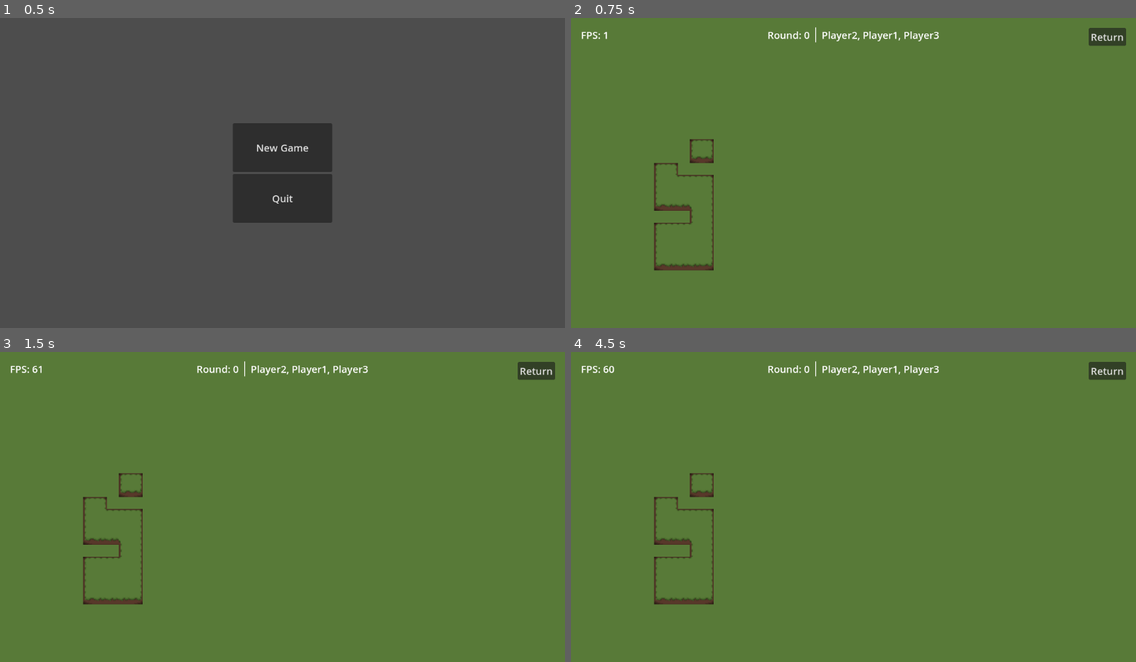
Above: before the commit, frames 1-4 (two rows, left to right).
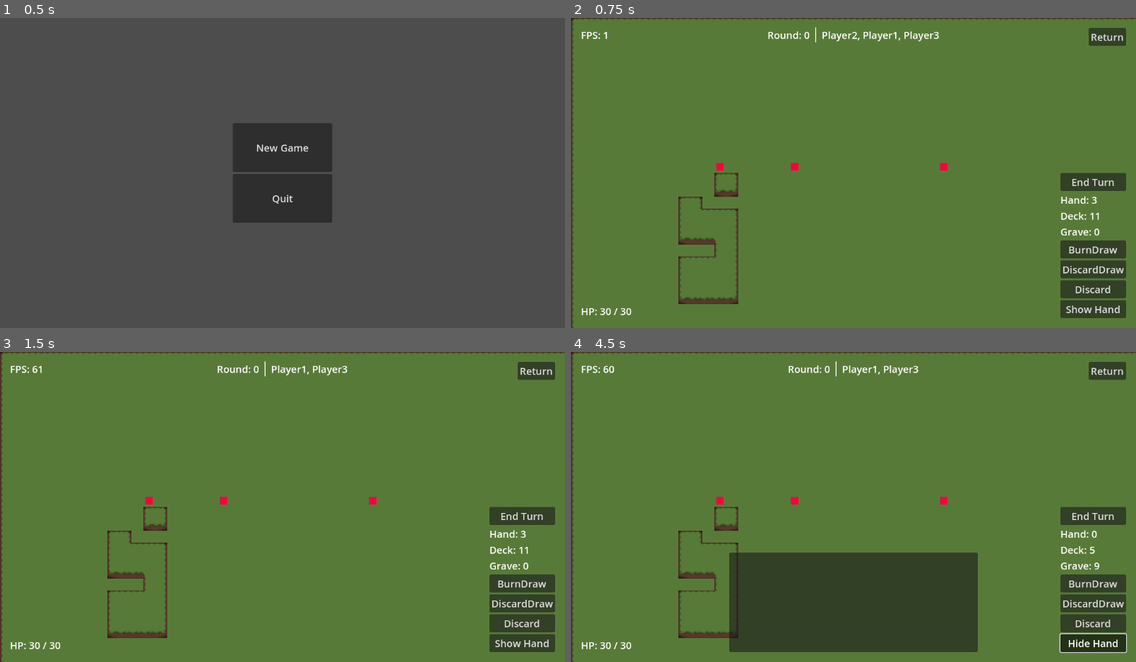
Above: after the commit, the same moments.

Repository: ftschirpke/wizards-and-warriors
Game: Godot game, scene res://scenes/menus/main_menu.tscn
Same seed, same stepped clock (60 frames per second), same inputs: the game is played once before the commit and once after it.
Inputs (mouse positions are in pixels of both pictures, inside the frame that each line leads up to):
- Up to frame 1 (0.5 s): no input
- Up to frame 2 (0.75 s): click "New Game" at 0.5 s
- Up to frame 3 (1.5 s): click (519, 516) at 1.25 s, where only the run after the commit has a clickable "End Turn"
- Up to frame 4 (4.5 s): click (1090, 584) at 2 s, where only the run after the commit has a clickable "BurnDraw"; click (1090, 603) at 2.75 s, where only the run after the commit has a clickable "DiscardDraw"; click (1090, 624) at 3.5 s, where only the run after the commit has a clickable "Discard"; click (1090, 643) at 4.25 s, where only the run after the commit has a clickable "Show Hand"

Frame 1 is identical in both runs. In frame 2, 5.9% of the frame differs, in the area x 0-100%, y 0-100%; in frame 3, 6.4%; in frame 4, 21%.
Error before the commit: Parse Error: Class "PlayerCharacter" hides a global script class. (res://game_elements/characters/player.gd:1)

Commit message:
Fixed small bugs and compatability issues on main (#3)

Diff:
--- a/game_elements/characters/Player.gd
+++ b/game_elements/characters/player.gd
@@ -23,6 +23,7 @@
 var move: bool = false
 
 var char_speedtemp: int = CHAR_SPEED
+
 var hp_current: int = HP_MAX:
     set = _set_hp_current
 
@@ -43,6 +44,7 @@
     is_active = value
     nav_agent.debug_enabled = is_active
     if is_active:
+        char_speedtemp = CHAR_SPEED
         print("Current player's name: %s" % data.name)
         print("Current player's position: %v" % position)
         start_turn()
@@ -56,6 +58,9 @@
     burn_draw_button.pressed.connect(func(): data.deck.deal_and_burn_overflow(draw_count))
     discard_draw_button.pressed.connect(func(): data.deck.discard_and_deal(draw_count))
     discard_button.pressed.connect(data.deck.discard_hand)
+
+    hp_changed.connect(ui.hp_label._on_player_hp_changed)
+    hp_current = HP_MAX
 
 func _physics_process(delta: float) -> void:
     if not is_active:
--- a/scenes/levels/prototype_level.tscn
+++ b/scenes/levels/prototype_level.tscn
@@ -249,11 +249,10 @@
 [node name="UIOverlay" type="CanvasLayer" parent="."]
 
 [node name="UIMargin" type="MarginContainer" parent="UIOverlay"]
-anchors_preset = 15
+anchors_preset = 10
 anchor_right = 1.0
-anchor_bottom = 1.0
+offset_bottom = 76.0
 grow_horizontal = 2
-grow_vertical = 2
 theme = ExtResource("6_mj1ai")
 
 [node name="UIHeaderLeft" type="HBoxContainer" parent="UIOverlay/UIMargin"]
--- a/ui_elements/player_ui.gd
+++ b/ui_elements/player_ui.gd
@@ -6,6 +6,7 @@
 @onready var deck_label: Label = $PlayerUIMargin/PlayerUIFooterRight/DeckLabel
 @onready var grave_label: Label = $PlayerUIMargin/PlayerUIFooterRight/GraveLabel
 @onready var end_turn_button: Button = $PlayerUIMargin/PlayerUIFooterRight/EndTurnButton
+@onready var hp_label : Label = $PlayerUIMargin/PlayerUIFooterLeft/HPlabel
 
 func _ready() -> void:
     deck_ui.visible = false
--- a/ui_elements/player_ui.tscn
+++ b/ui_elements/player_ui.tscn
@@ -9,25 +9,21 @@
 script = ExtResource("1_i00lv")
 
 [node name="PlayerUIMargin" type="MarginContainer" parent="."]
-anchors_preset = 15
+anchors_preset = 12
+anchor_top = 1.0
 anchor_right = 1.0
 anchor_bottom = 1.0
+offset_top = -341.0
 grow_horizontal = 2
-grow_vertical = 2
+grow_vertical = 0
+size_flags_vertical = 8
 theme = ExtResource("1_tomrr")
-theme_override_constants/margin_top = 55
 
 [node name="PlayerUIHeaderLeft" type="HBoxContainer" parent="PlayerUIMargin"]
 custom_minimum_size = Vector2(50, 0)
 layout_mode = 2
 size_flags_horizontal = 0
 size_flags_vertical = 0
-
-[node name="HPlabel" type="Label" parent="PlayerUIMargin/PlayerUIHeaderLeft"]
-layout_mode = 2
-text = "HP: ?? / ??"
-script = ExtResource("2_s0ld6")
-metadata/_edit_use_anchors_ = true
 
 [node name="PlayerUIHeaderRight" type="HBoxContainer" parent="PlayerUIMargin"]
 layout_mode = 2
@@ -53,6 +49,12 @@
 layout_mode = 2
 size_flags_horizontal = 0
 size_flags_vertical = 8
+
+[node name="HPlabel" type="Label" parent="PlayerUIMargin/PlayerUIFooterLeft"]
+layout_mode = 2
+text = "HP: ?? / ??"
+script = ExtResource("2_s0ld6")
+metadata/_edit_use_anchors_ = true
 
 [node name="PlayerUIFooterRight" type="VBoxContainer" parent="PlayerUIMargin"]
 layout_mode = 2
